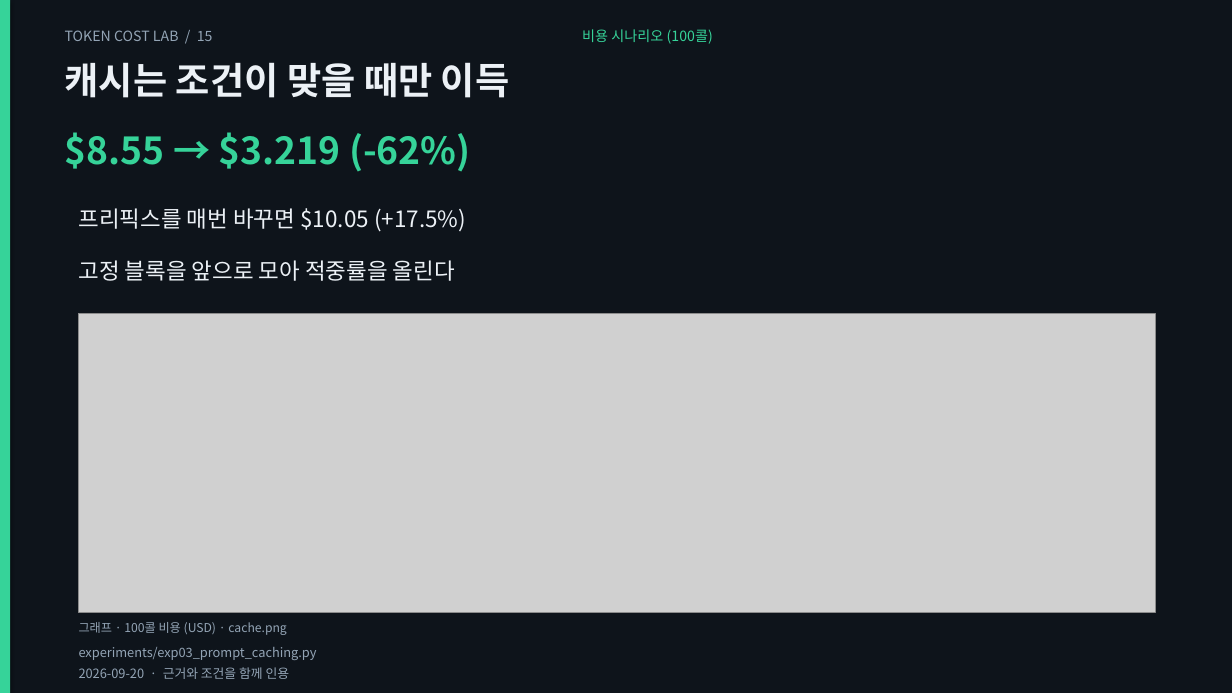
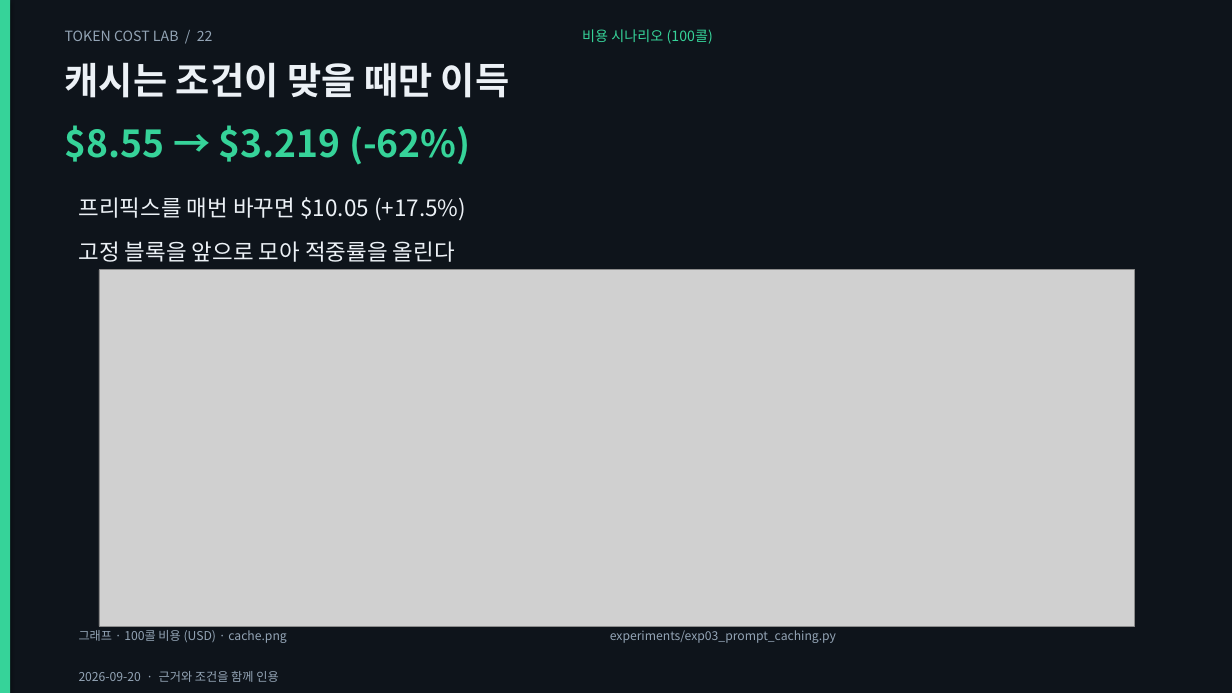
Before and after one commit to giyeop-cody/token-cost-lab, a slide deck: slide 22 of presentation/token_cost.pptx (slide 15 before the commit). Drawn at 1232x693 pixels with LibreOffice and Linux fonts; fonts in the diff are those of the drawing; grey boxes stand for pictures. Boxes give left, top, right and bottom in pixels: in the first picture for what was removed or moved away, otherwise in the second. Text is boxed around its words. In the diff, an @@ line names an element or a change of style, - is before the commit and + after.

Commit message:
feat: rebuild the decks as a visual talk — bigger charts, price table, section dividers
그래프를 슬라이드 전폭·전고로 키우고, 단가 표 슬라이드와 구간 표지를 넣어
발표 흐름(01 언어 → 02 출력·추론 → 03 캐시·컨텍스트 → 04 사례·적용)을 만들었다.

- 그래프 11종으로 확대: 추가 3종
  · monthly  워크플로 A/B 월 청구서(월 1,760건, 모델 6종) — B가 -64~-69%
  · cache_hit 캐시 적중률별 100콜 비용 곡선 + 손익분기 22.0%
  · usage_mix 20턴 세션 토큰 구성 — 이력 재전송 75.1%, 생성은 2.3%
  tokenizer 차트는 영어=1.00 기준 4개 가로 막대로 재작성(넓은 화면에서 읽히게)
- 단가 표 슬라이드: lab/pricing.py에서 셀을 직접 생성(모델·입력·출력·출력÷입력·캐시 읽기)
- 구간 표지 5종(01~04 + 심화). 렌더러에 divider/table 레이아웃 추가
- 덱 구성: 통합 44 · 본편 34 · 보너스 16 · 에이전트 23 · 케이스 15장
  차트 33장 · 표 2장 · 표지 5장. stack 차트와 중복되는 텍스트 슬라이드는 제거
- 검증: 표 셀 대조(단가 스냅샷) · 모든 차트가 덱에서 실제 사용되는지 · 표지에도 멘트·노트 요구
  · 월 청구서/캐시 곡선/토큰 구성의 재계산 대조 — 테스트 120 (신규 3)
- 문서: presentation/README(그래프 표), RETIRED(장수·재주장 17), REASSERTED·CORRECTIONS 동기화

```diff
--- a/presentation/token_cost.pptx
+++ b/presentation/token_cost.pptx
@@ text at box(65, 30, 213, 41): text changed @@
-TOKEN COST LAB / 15
+TOKEN COST LAB / 22
@@ text "$8.55 → $3.219 (-62%)": place and size @@
-text "$8.55 → $3.219 (-62%)" at box(65, 132, 471, 172)
+text "$8.55 → $3.219 (-62%)" at box(65, 125, 471, 165)
@@ text "프리픽스를 매번 바꾸면 $10.05 (+17.5%)": place and size @@
-text "프리픽스를 매번 바꾸면 $10.05 (+17.5%)" at box(79, 208, 466, 232)
+text "프리픽스를 매번 바꾸면 $10.05 (+17.5%)" at box(79, 197, 466, 221)
@@ text "고정 블록을 앞으로 모아 적중률을 ...": place and size @@
-text "고정 블록을 앞으로 모아 적중률을 ..." at box(79, 260, 455, 281)
+text "고정 블록을 앞으로 모아 적중률을 ..." at box(79, 241, 455, 262)
@@ picture: place and size @@
-picture at box(79, 313, 1155, 613)
+picture at box(99, 270, 1135, 627)
@@ text "그래프 · 100콜 비용 (USD) ...": place and size @@
-text "그래프 · 100콜 비용 (USD) ..." at box(79, 622, 286, 635)
+text "그래프 · 100콜 비용 (USD) ..." at box(79, 630, 286, 643)
@@ text "experiments/exp03_prompt_caching.py" at box(610, 630, 836, 643): size 10 to 9.5 pt @@
@@ text "experiments/exp03_prompt_caching.py": place and size @@
-text "experiments/exp03_prompt_caching.py" at box(79, 647, 317, 660)
+text "experiments/exp03_prompt_caching.py" at box(610, 630, 836, 643)
@@ text "2026-09-20 · 근거와 조건을 함께 ..." at box(79, 671, 278, 682): size 10 to 9.5 pt @@
```
Also in this commit, not shown: 31 other slides changed, 9 slides added, 1 slide removed, 37 other files.
